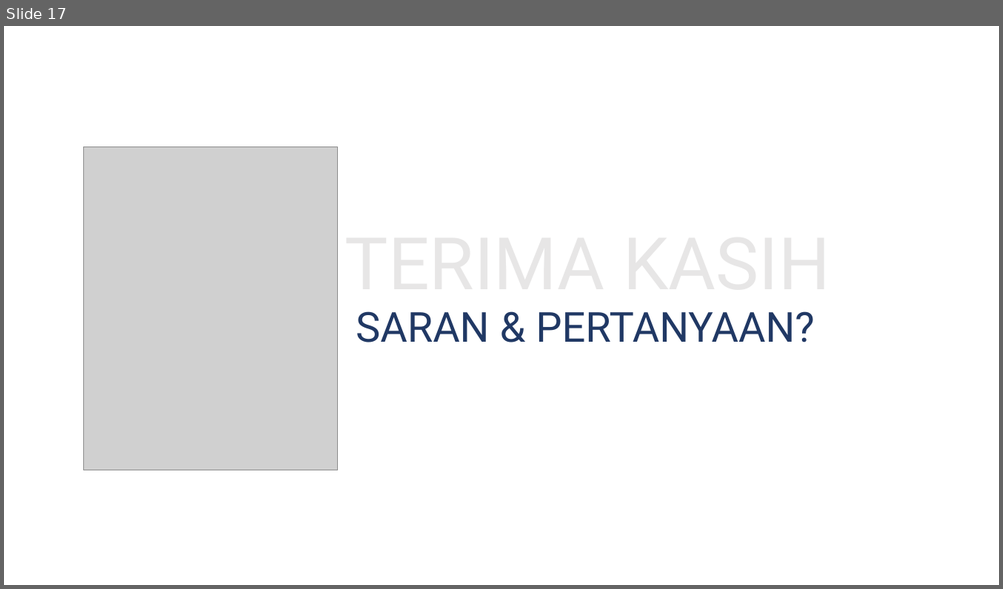
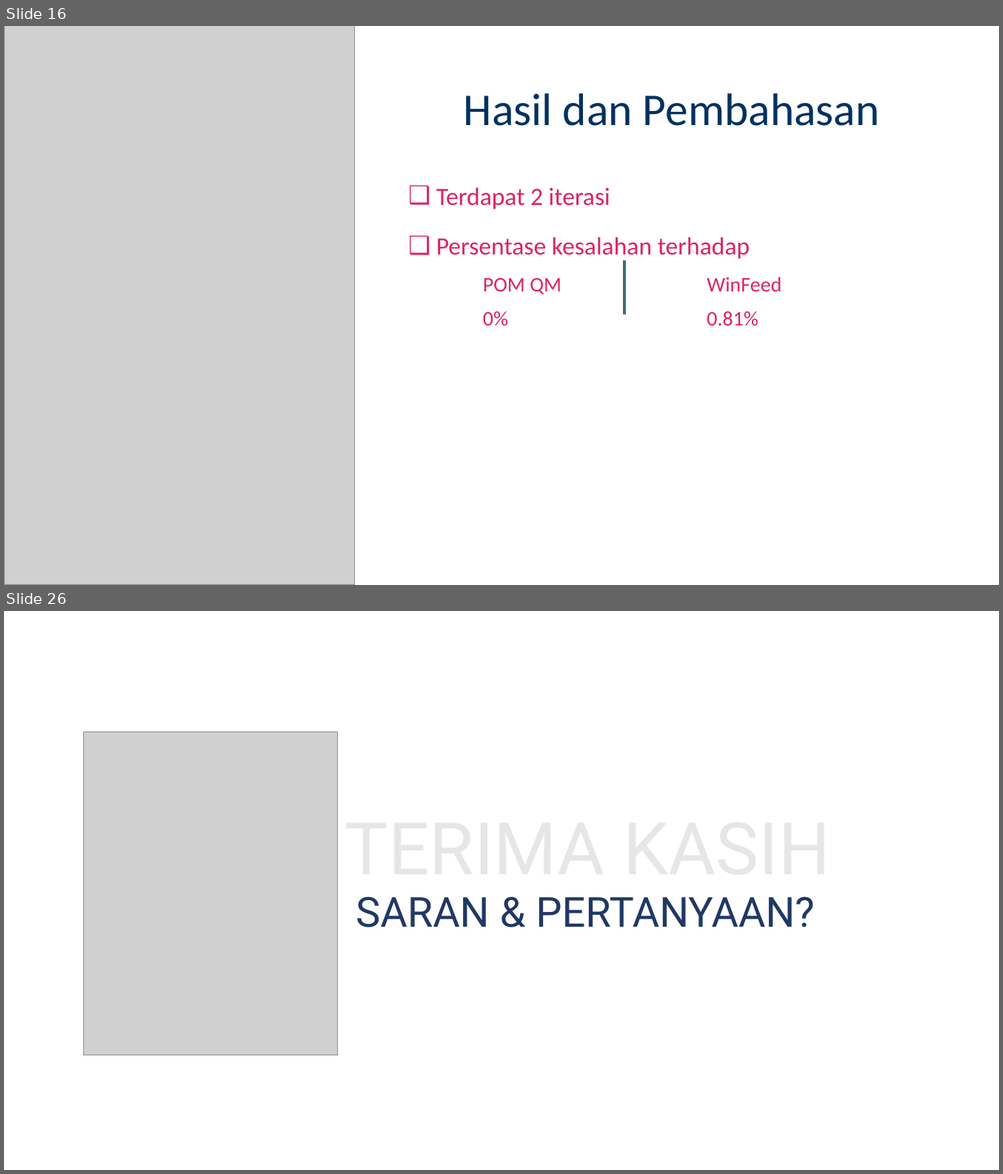
Before and after one commit to alinnural/skripsi, a slide deck: PENULISAN/Kolokium/Kolokium_G64154068_040917.pptx. Shown one above the other, each under a label of ours: slide 17 before the commit, slides 16 and 26 after it; the slides between them are not shown. The pictures are 1003x589 and 1003x1174 pixels, drawn with LibreOffice and Linux fonts; fonts in the diff are those of the drawing; grey boxes stand for pictures. Boxes give left, top, right and bottom in pixels: in the first picture for what was removed or moved away, otherwise in the second. Text is boxed around its words. In the diff, an @@ line names an element or a change of style, - is before the commit and + after.

```diff
--- a/PENULISAN/Kolokium/Kolokium_G64154068_040917.pptx
+++ b/PENULISAN/Kolokium/Kolokium_G64154068_040917.pptx
@@ slide 16 added at [4, 26, 999, 585], background #FFFFFF @@
@@ picture added at [4, 26, 355, 585] @@
@@ title added at [464, 93, 879, 126], 44 pt, text #023160 @@
+Hasil dan Pembahasan
@@ text added at [436, 187, 781, 326], 24 pt, text #DE2265 @@
+❑ Terdapat 2 iterasi
+❑ Persentase kesalahan terhadap
+POM QM WinFeed
+0% 0.81%
@@ line added from (624, 261) to (624, 315), #406B7A 2.25 pt @@
@@ what was slide 17 is now slide 26 @@
```
Also in this commit, not shown: 7 slides changed, 10 other slides added, 2 slides removed, 2 other files.
